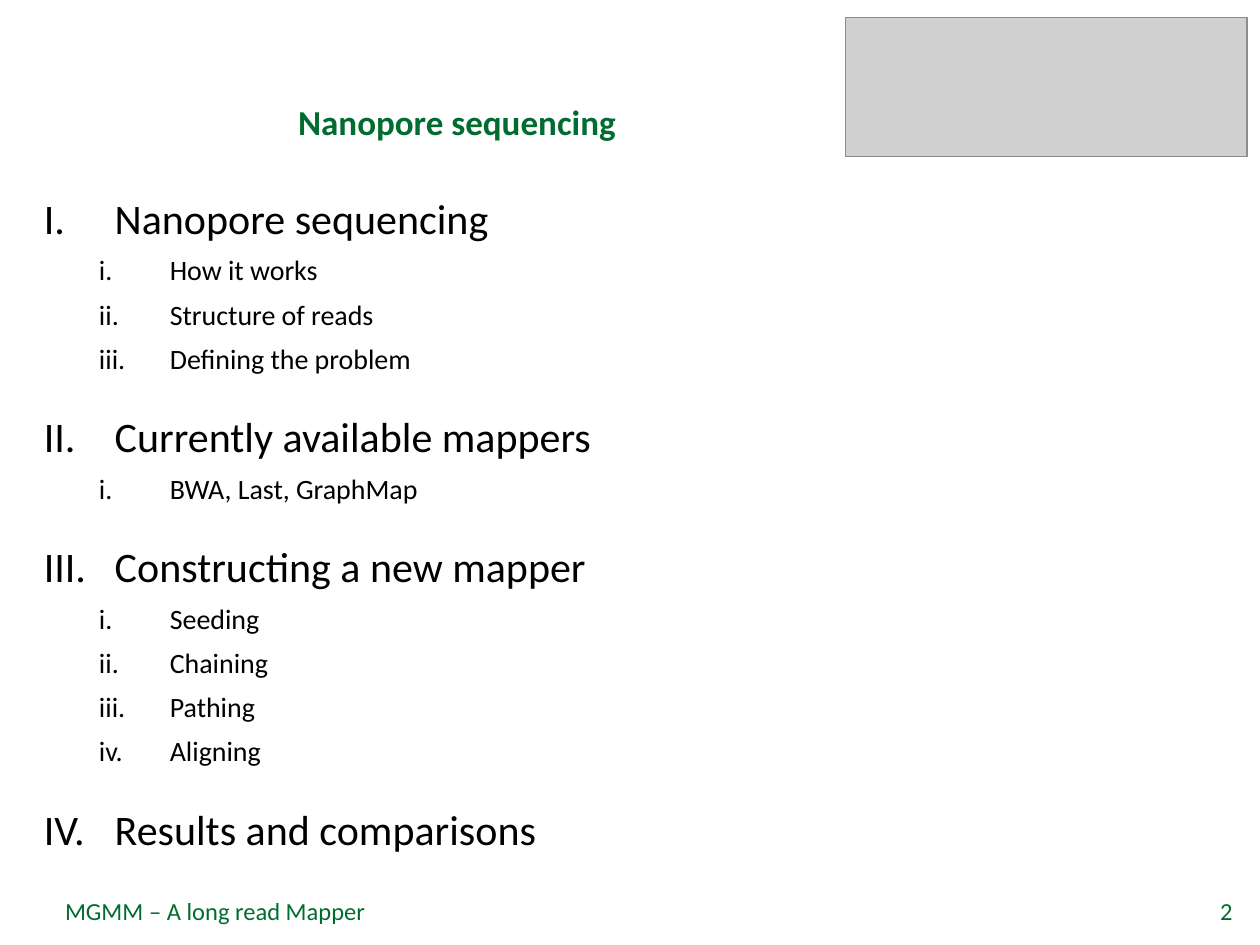
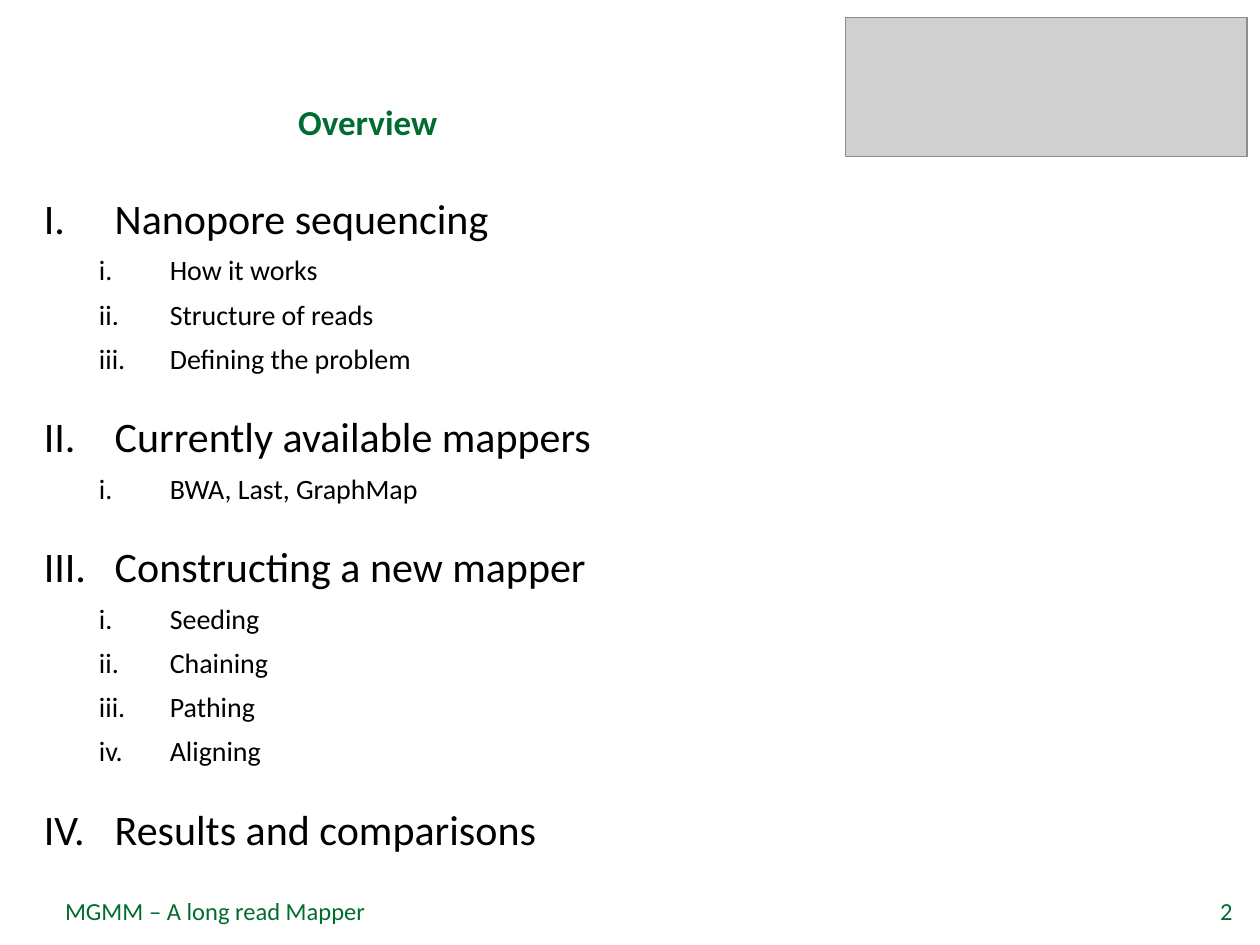
Before and after one commit to rfechtner/minions, a slide deck: slide 2 of Präsentation.pptx. Drawn at 1260x945 pixels with LibreOffice and Linux fonts; fonts in the diff are those of the drawing; grey boxes stand for pictures; background and template pictures are left out. Boxes give left, top, right and bottom in pixels: in the first picture for what was removed or moved away, otherwise in the second. Text is boxed around its words. In the diff, an @@ line names an element or a change of style, - is before the commit and + after.

```diff
--- a/Präsentation.pptx
+++ b/Präsentation.pptx
@@ title at box(298, 110, 437, 136): text changed @@
-Nanopore sequencing
+Overview
```
Also in this commit, not shown: 2 other slides changed, 3 other files.
